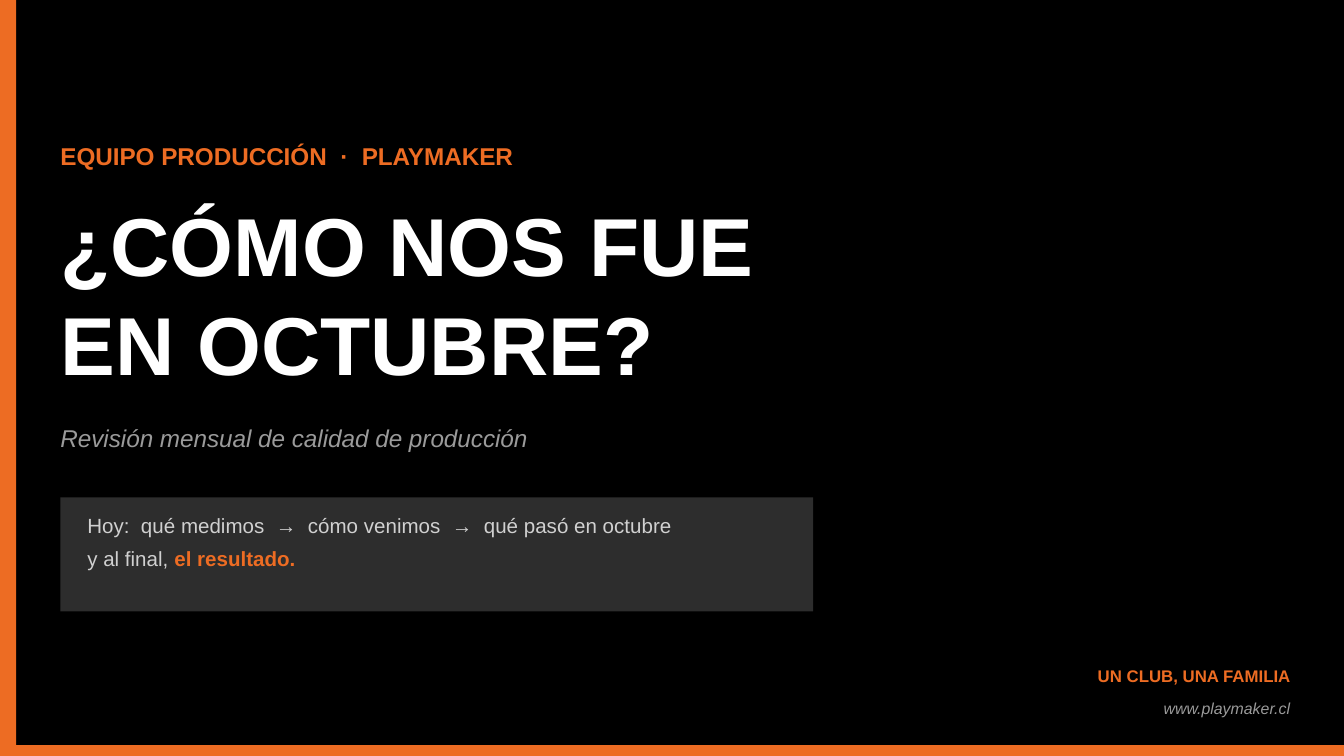
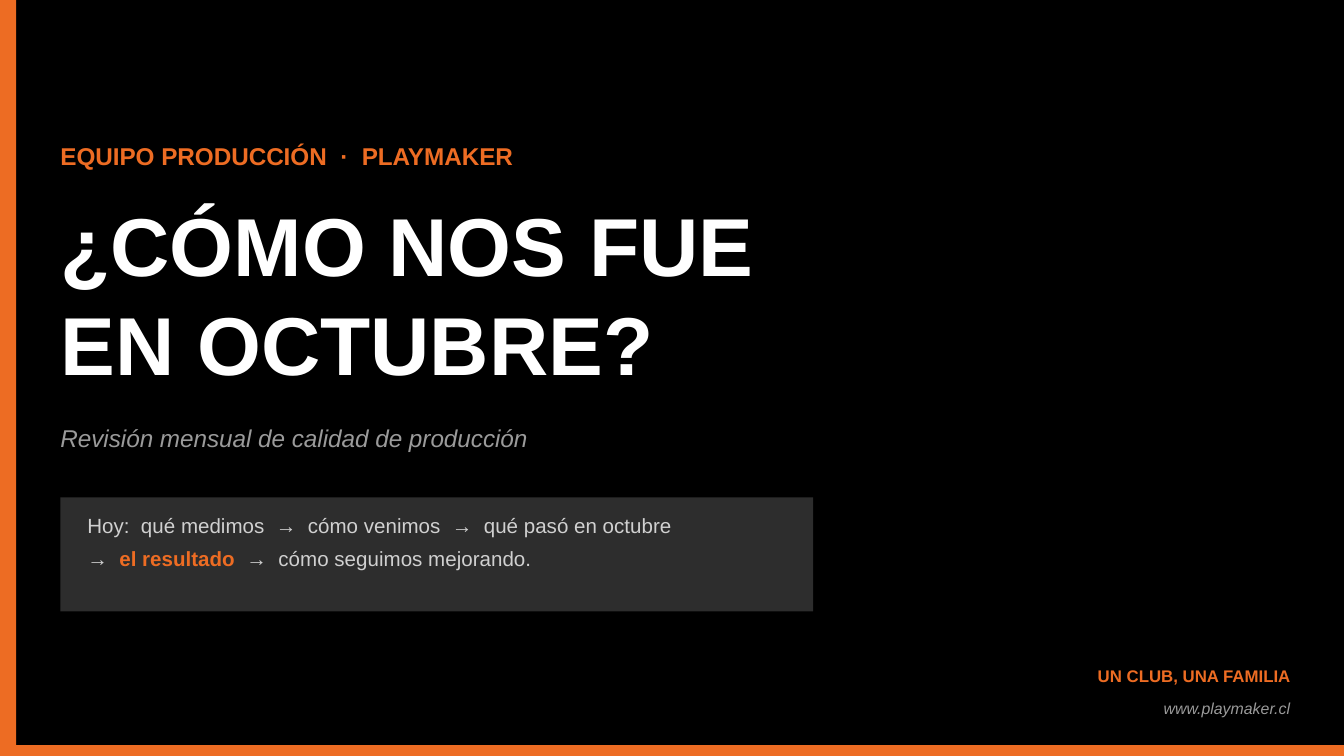
Before and after one commit to seanduarteu-cyber/PRODUCCION-PLAYMAKER, a slide deck: slide 1 of PMK_Equipo_Octubre2026.pptx. Drawn at 1344x756 pixels with LibreOffice and Linux fonts; fonts in the diff are those of the drawing. Boxes give left, top, right and bottom in pixels: in the first picture for what was removed or moved away, otherwise in the second. Text is boxed around its words. In the diff, an @@ line names an element or a change of style, - is before the commit and + after.

```diff
--- a/PMK_Equipo_Octubre2026.pptx
+++ b/PMK_Equipo_Octubre2026.pptx
@@ text at [119, 551, 531, 570]: text changed; text colour #ED6C23 to #D0D0D0; bold off @@
-y al final, el resultado.
+→ el resultado → cómo seguimos mejorando.
```
Also in this commit, not shown: 2 other slides changed, 2 slides added, 1 other file.
